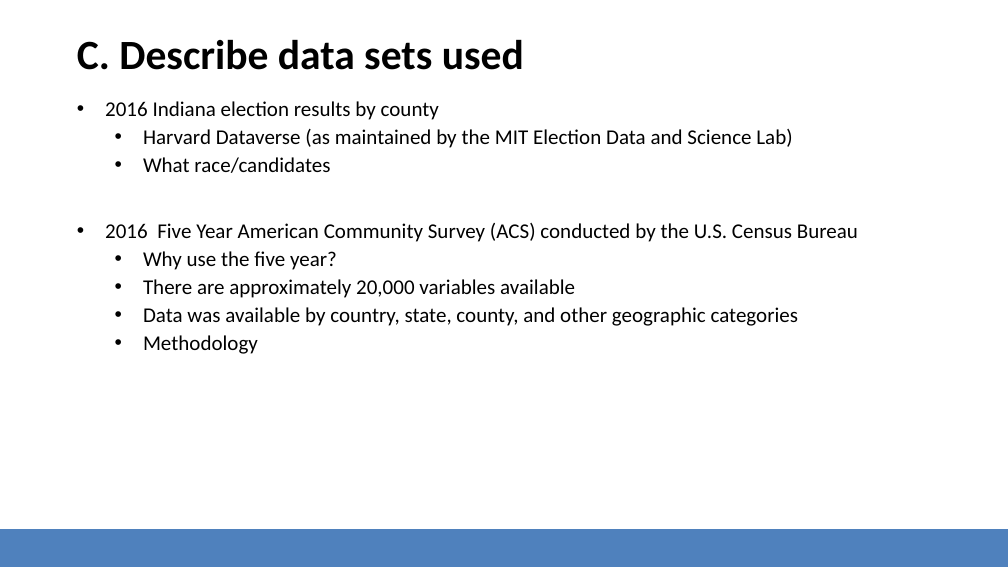
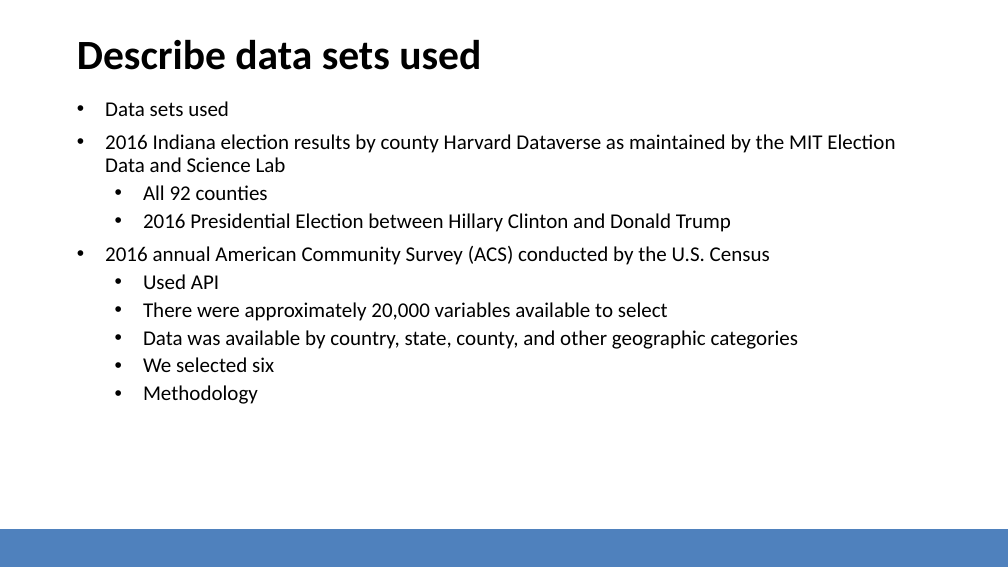
Before and after one commit to Davis1776/2016_Election_and_Demographics, a slide deck: slide 5 of 2020-01-OldTimersPresentation.pptx. Drawn at 1008x567 pixels with LibreOffice and Linux fonts; fonts in the diff are those of the drawing; background and template pictures are left out. Boxes give left, top, right and bottom in pixels: in the first picture for what was removed or moved away, otherwise in the second. Text is boxed around its words. In the diff, an @@ line names an element or a change of style, - is before the commit and + after.

```diff
--- a/2020-01-OldTimersPresentation.pptx
+++ b/2020-01-OldTimersPresentation.pptx
@@ title at [77,39,481,70]: text changed @@
-C. Describe data sets used
+Describe data sets used
@@ text at [105,101,895,321]: text changed @@
-• 2016 Indiana election results by county
-  • Harvard Dataverse (as maintained by the MIT Election Data and Science Lab)
-  • What race/candidates
-• 2016 Five Year American Community Survey (ACS) conducted by the U.S. Census Bureau
-  • Why use the five year?
-  • There are approximately 20,000 variables available
+• Data sets used
+• 2016 Indiana election results by county Harvard Dataverse as maintained by the MIT Election Data and Science Lab
+  • All 92 counties
+  • 2016 Presidential Election between Hillary Clinton and Donald Trump
+• 2016 annual American Community Survey (ACS) conducted by the U.S. Census
+  • Used API
+  • There were approximately 20,000 variables available to select
@@ text at [143,357,274,372]: paragraph added @@
+  • We selected six
```
Also in this commit, not shown: 6 other slides changed, 11 slides added, 4 slides removed, 30 other files.
